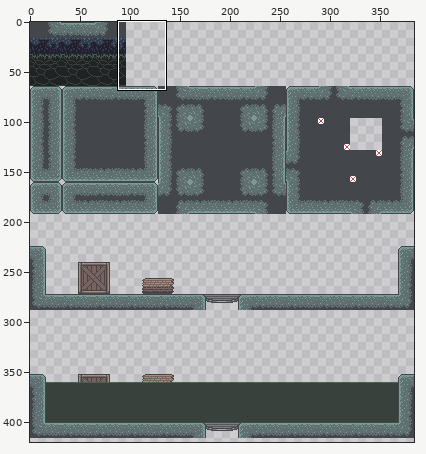
Two states of a sprite sheet, Assets/Art/Tiles/Tileset_Sewer1.png. Above, an overview of the earlier version with the close-up marked.
Close-up. Earlier state:
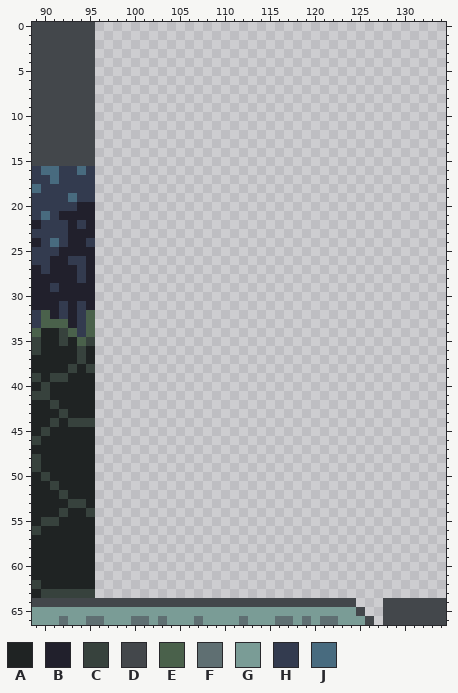
The file is 384x448 pixels. Shown: x 89..134, y 0..66. The wide view leaves out empty margins.
Palette (. is transparent): A #1f2323  B #21202c  C #37423d  D #43474b  E #4a614b  F #5f6f72  G #7a9c96  H #333b4f  J #486b7f
Pixels before (only the part around the change), first column x 89:
 0 DDDDDDD.....................................
 1 DDDDDDD.....................................
 2 DDDDDDD.....................................
 3 DDDDDDD.....................................
 4 DDDDDDD.....................................
 5 DDDDDDD.....................................
 6 DDDDDDD.....................................
 7 DDDDDDD.....................................
 8 DDDDDDD.....................................
 9 DDDDDDD.....................................
10 DDDDDDD.....................................
11 DDDDDDD.....................................
12 DDDDDDD.....................................
13 DDDDDDD.....................................
14 DDDDDDD.....................................
15 DDDDDDD.....................................
16 HJJHHJH.....................................
17 HHJHHHH.....................................
18 JHHHHHH.....................................
19 HHHHJHH.....................................
20 HHHHHBB.....................................
21 HJHBBBB.....................................
22 BHHHBHB.....................................
23 HHHHBBB.....................................
24 BHJHBBH.....................................
25 HHHBBBB.....................................
26 HHBBHHB.....................................
27 BHBBBHB.....................................
28 BBBBBHB.....................................
29 BBHBBBB.....................................
30 BBBBBBB.....................................
31 BBBHBHB.....................................
32 HEBHBHE.....................................
33 HEEEBHE.....................................
34 EAACEHE.....................................
35 CAACAEC.....................................
36 CAAAACA.....................................
37 AAAAACA.....................................
38 AAAACAC.....................................
39 CACCAAA.....................................
40 ACAAAAA.....................................
41 CCAAAAA.....................................
42 AACAAAA.....................................
43 AAACAAA.....................................
44 AACACCC.....................................
45 ACAAAAA.....................................
46 CAAAAAA.....................................
47 AAAAAAA.....................................
48 CAAAAAA.....................................
49 CAAAAAA.....................................
50 ACAAAAA.....................................
51 AACAAAA.....................................
52 AAACAAA.....................................
53 AAAACCA.....................................
54 AAACAAC.....................................
55 ACCAAAA.....................................
56 CAAAAAA.....................................
57 AAAAAAA.....................................
58 AAAAAAA.....................................
59 AAAAAAA.....................................
60 AAAAAAA.....................................
61 AAAAAAA.....................................
62 CAAAAAA.....................................
63 ACCCCCC.....................................
64 DDDDDDDDDDDDDDDDDDDDDDDDDDDDDDDDDDDD...DDDDD
65 GGGGGGGGGGGGGGGGGGGGGGGGGGGGGGGGGGGGD..DDDDD
66 GGGFGGFFGGGFFGFGGGFGGGGFGGGFFGFGFFGGGD.DDDDD
And afterwards:
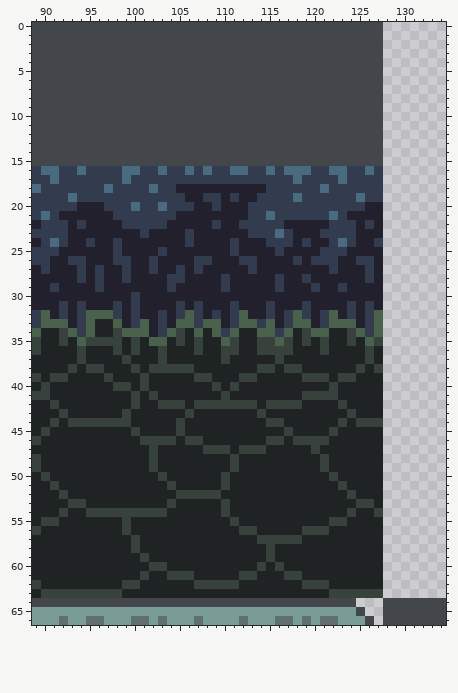
From old to new:
Changed rows in their new state; - is an unchanged pixel.
first column x 96:
 0 DDDDDDDDDDDDDDDDDDDDDDDDDDDDDDDD
 1 DDDDDDDDDDDDDDDDDDDDDDDDDDDDDDDD
 2 DDDDDDDDDDDDDDDDDDDDDDDDDDDDDDDD
 3 DDDDDDDDDDDDDDDDDDDDDDDDDDDDDDDD
 4 DDDDDDDDDDDDDDDDDDDDDDDDDDDDDDDD
 5 DDDDDDDDDDDDDDDDDDDDDDDDDDDDDDDD
 6 DDDDDDDDDDDDDDDDDDDDDDDDDDDDDDDD
 7 DDDDDDDDDDDDDDDDDDDDDDDDDDDDDDDD
 8 DDDDDDDDDDDDDDDDDDDDDDDDDDDDDDDD
 9 DDDDDDDDDDDDDDDDDDDDDDDDDDDDDDDD
10 DDDDDDDDDDDDDDDDDDDDDDDDDDDDDDDD
11 DDDDDDDDDDDDDDDDDDDDDDDDDDDDDDDD
12 DDDDDDDDDDDDDDDDDDDDDDDDDDDDDDDD
13 DDDDDDDDDDDDDDDDDDDDDDDDDDDDDDDD
14 DDDDDDDDDDDDDDDDDDDDDDDDDDDDDDDD
15 DDDDDDDDDDDDDDDDDDDDDDDDDDDDDDDD
16 HHHJJHHJHHJHJHHJJHHJHJJJHHJJHHJH
17 HHHJHHHHHHHHHHHHHHHHHHJHHHHJHHHH
18 HJHHHHJHHBBBBBBBBBBHHHHHHJHHHHHH
19 HHHHHHHHHHBBHHBHBBHHHHJHHHHHHJHH
20 BHHHJHHJHHHBBHBBBHHHHHHHHHHHHHBB
21 BBHHHHHHHBBBBBBBBHHJHHHHHHJHBBBB
22 BBBHHHHHBBBBBHBBHHHHHBBBBBHHHBHB
23 BBBBBHBBBBHBBBBBBHHHJHBBBHHHHBBB
24 BBHBBBBBBBHBBBBHBBBHHHBHBBHJHBBH
25 BBHBBBBHBBBBBBBHBBBBHBBBBHHHBBBB
26 BBHHBBHBBBBHHBBBHHBBBBHBHHHBBHHB
27 HBBHBBHBBHBHBBBBBHBBBBBBBBHBBBHB
28 HBBHBBBBHHBBBBHBBBBBHBBHBBBBBBHB
29 HBBBBBBBHBBBBBHBBBBBHBBBHBBHBBBB
30 BBBBHBBBBBBBBBBBBBBBBBBBBBBBBBBB
31 BBHBHBBBBHBHBBBHBBBHBBBHBBBBHBHB
32 EEHBHBBHBHEHBHBHEBBHBHEHBHEBHBHE
33 AAEBHEBHBEEHEEBHEEHEBHEEBHEEEBHE
34 AACEEEBHECAEAEHEAAEEHEACEEAACEHE
35 CCCACAEEACACAAECAACCECACACAACAEC
36 AACACAACAAACAACCAACCCCAAACAAAACA
37 AAACAAACAAAAAACAAAAACAAAAAAAAACA
38 CAAACACCCCCAAAAAAACCACCAAAAAACAC
39 ACAAACAAAAACCAAACCAAAAACCCACCAAA
40 AACCACAAAAAAACACAAAAAAAAAACAAAAA
41 AAAACACAAAAAAACAAAAAAAACCCCAAAAA
42 AAAACAACCCACCCCCCCACCCCAAAACAAAA
43 AAACAAAAAACAAAAAAACAAAAAAAAACAAA
44 CCCCAAAAACAAAAAAAAACCAAAAAACACCC
45 AAAACAAAACAAAAAAAAAAACAAAACAAAAA
46 AAAAACCCCACCAAAAAAACCACCCCAAAAAA
47 AAAAAACAAAAACCCACCCAAAAACAAAAAAA
48 AAAAAACAAAAAAAACAAAAAAAAACAAAAAA
49 AAAAAACAAAAAAAACAAAAAAAAACAAAAAA
50 AAAAAAACAAAAAACAAAAAAAAAAACAAAAA
51 AAAAAAAACAAAAACAAAAAAAAAAAACAAAA
52 AAAAAAAAACCCCCAAAAAAAAAAAAAACAAA
53 AAAAAAAACAAAAACAAAAAAAAAAAAAACCA
54 CCCCCCCCAAAAAACAAAAAAAAAAAAACAAC
55 AAACAAAAAAAAAAACAAAAAAAAAACCAAAA
56 AAACAAAAAAAAAAAACCAAAAACCCAAAAAA
57 AAAACAAAAAAAAAAAAACCCCCAAAAAAAAA
58 AAAACAAAAAAAAAAAAAACAAAAAAAAAAAA
59 AAAAACAAAAAAAAAAAAACAAAAAAAAAAAA
60 AAAAAACCAAAAAAAAAACACAAAAAAAAAAA
61 AAAAACAACCCAAAAACCAAACCAAAAAAAAA
62 AAACCAAAAAACCCCCAAAAAAACCCAAAAAA
63 CCCAAAAAAAAAAAAAAAAAAAAAAACCCCCC
